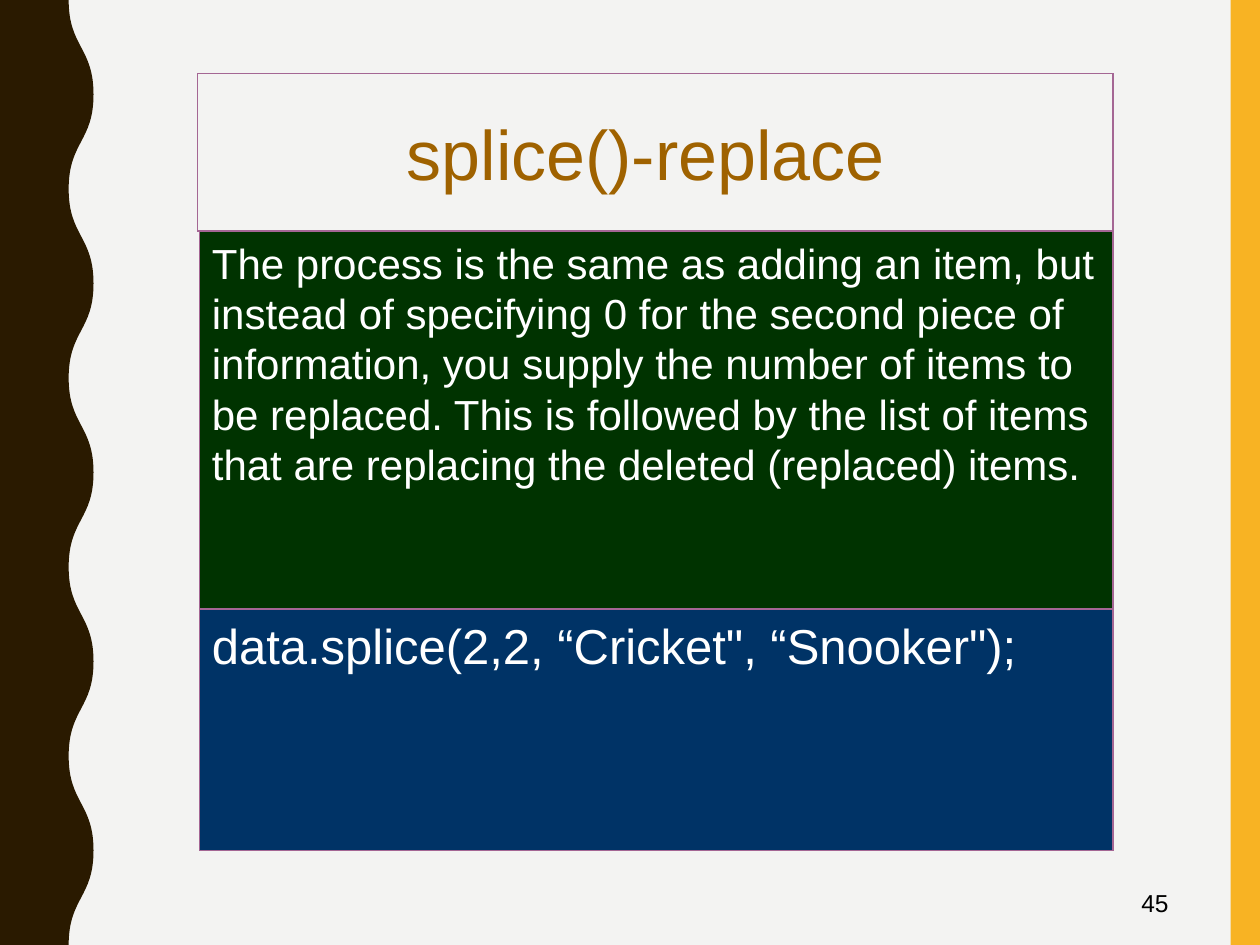
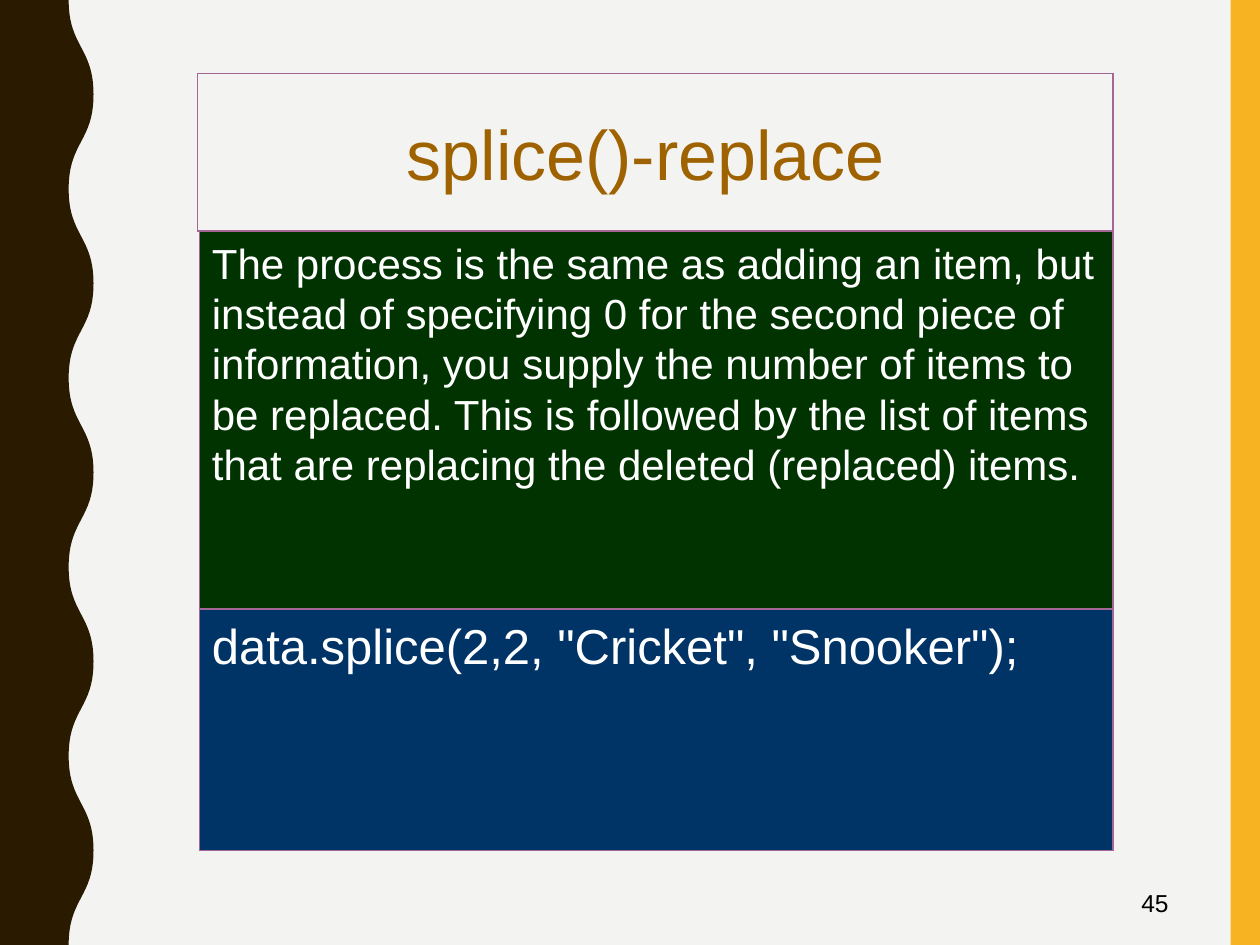
Before and after one commit to mlyngweb1/Website-Development-2-src, a slide deck: slide 45 of topic-03-JavaScript-2/talk-1/talk-1.pptx. Drawn at 1260x945 pixels with LibreOffice and Linux fonts; fonts in the diff are those of the drawing. Boxes give left, top, right and bottom in pixels: in the first picture for what was removed or moved away, otherwise in the second. Text is boxed around its words. In the diff, an @@ line names an element or a change of style, - is before the commit and + after.

```diff
--- a/topic-03-JavaScript-2/talk-1/talk-1.pptx
+++ b/topic-03-JavaScript-2/talk-1/talk-1.pptx
@@ text in rectangle at box(212, 628, 1019, 674): text changed @@
-data.splice(2,2, “Cricket", “Snooker");
+data.splice(2,2, "Cricket", "Snooker");
```
Also in this commit, not shown: 17 other slides changed, 3 other files.
